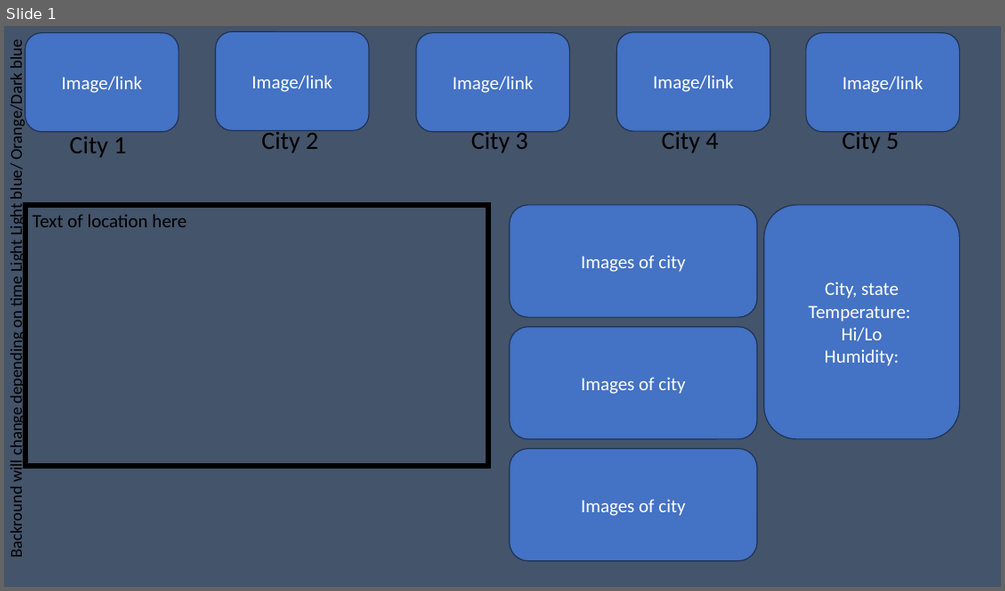
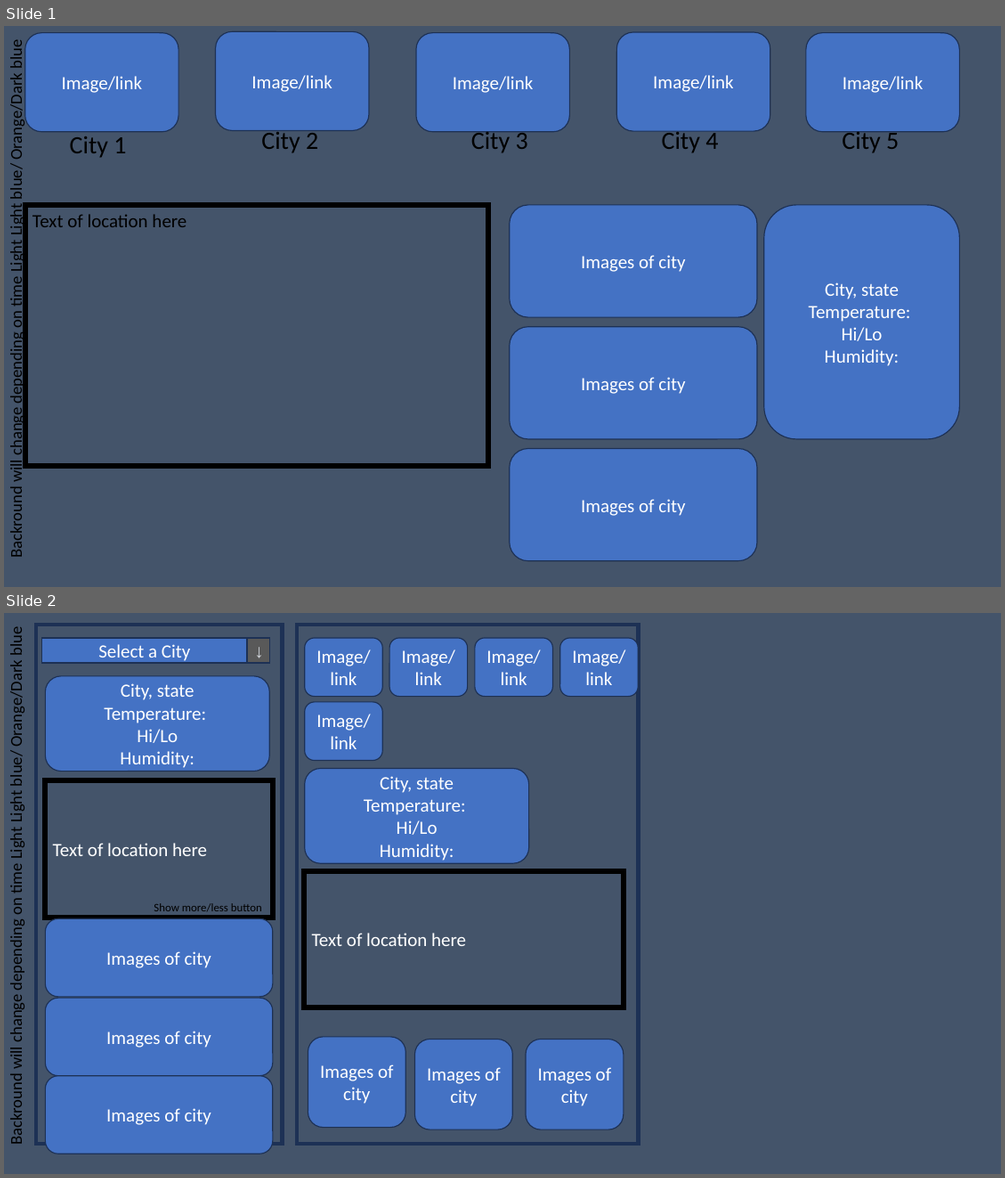
Before and after one commit to Rephec/CIS233DA, a slide deck: Week 3/Lab Create a Low Resolution Wireframe.pptx. Shown one above the other, each under a label of ours: slide 1 before the commit, slides 1 and 2 after it. The pictures are 1005x591 and 1005x1178 pixels, drawn with LibreOffice and Linux fonts; fonts in the diff are those of the drawing. Boxes give left, top, right and bottom in pixels: in the first picture for what was removed or moved away, otherwise in the second. Text is boxed around its words. In the diff, an @@ line names an element or a change of style, - is before the commit and + after.

Commit message:
Updated low res

```diff
--- a/Week 3/Lab Create a Low Resolution Wireframe.pptx
+++ b/Week 3/Lab Create a Low Resolution Wireframe.pptx
@@ slide 2 added at (4, 613, 1001, 1174), background #44546A @@
@@ text added at (6, 630, 26, 1143), 16 pt, text #000000 @@
+Backround will change depending on time Light Light blue/ Orange/Dark blue
@@ rectangle added at (36, 625, 283, 1144), outline #1E3256 4 pt @@
@@ rectangle added at (42, 638, 247, 662), fill #4472C4, outline #1E3256 1 pt, 18 pt, text #FFFFFF @@
+Select a City
@@ rectangle added at (247, 638, 269, 662), fill #595959, outline #1E3256 1 pt, 18 pt, text #D1D5DB @@
+↓
@@ rectangle added at (297, 625, 638, 1144), outline #1E3256 4 pt @@
@@ rounded rectangle added at (305, 638, 382, 696), fill #4472C4, outline #1E3256 1 pt, 18 pt, text #FFFFFF @@
+Image/link
@@ rounded rectangle added at (390, 638, 468, 696), fill #4472C4, outline #1E3256 1 pt, 18 pt, text #FFFFFF @@
+Image/link
@@ rounded rectangle added at (475, 638, 553, 696), fill #4472C4, outline #1E3256 1 pt, 18 pt, text #FFFFFF @@
+Image/link
@@ rounded rectangle added at (560, 638, 638, 696), fill #4472C4, outline #1E3256 1 pt, 18 pt, text #FFFFFF @@
+Image/link
@@ rounded rectangle added at (45, 676, 269, 771), fill #4472C4, outline #1E3256 1 pt, 18 pt, text #FFFFFF @@
+City, state
+Temperature:
+Hi/Lo
+Humidity:
@@ rounded rectangle added at (305, 702, 382, 761), fill #4472C4, outline #1E3256 1 pt, 18 pt, text #FFFFFF @@
+Image/link
@@ rounded rectangle added at (305, 769, 529, 863), fill #4472C4, outline #1E3256 1 pt, 18 pt, text #FFFFFF @@
+City, state
+Temperature:
+Hi/Lo
+Humidity:
@@ rectangle added at (45, 779, 273, 917), outline #000000 5 pt, 18 pt, text #FFFFFF @@
+Text of location here
@@ rectangle added at (305, 872, 624, 1007), outline #000000 5 pt, 18 pt, text #FFFFFF @@
+Text of location here
@@ text added at (154, 903, 262, 911), 11 pt, text #000000 @@
+Show more/less button
@@ rounded rectangle added at (45, 919, 273, 997), fill #4472C4, outline #1E3256 1 pt, 18 pt, text #FFFFFF @@
+Images of city
@@ rounded rectangle added at (45, 998, 273, 1076), fill #4472C4, outline #1E3256 1 pt, 18 pt, text #FFFFFF @@
+Images of city
@@ rounded rectangle added at (308, 1037, 406, 1127), fill #4472C4, outline #1E3256 1 pt, 18 pt, text #FFFFFF @@
+Images of city
@@ rounded rectangle added at (414, 1039, 512, 1130), fill #4472C4, outline #1E3256 1 pt, 18 pt, text #FFFFFF @@
+Images of city
@@ rounded rectangle added at (526, 1039, 624, 1130), fill #4472C4, outline #1E3256 1 pt, 18 pt, text #FFFFFF @@
+Images of city
@@ rounded rectangle added at (45, 1076, 273, 1153), fill #4472C4, outline #1E3256 1 pt, 18 pt, text #FFFFFF @@
+Images of city
```
